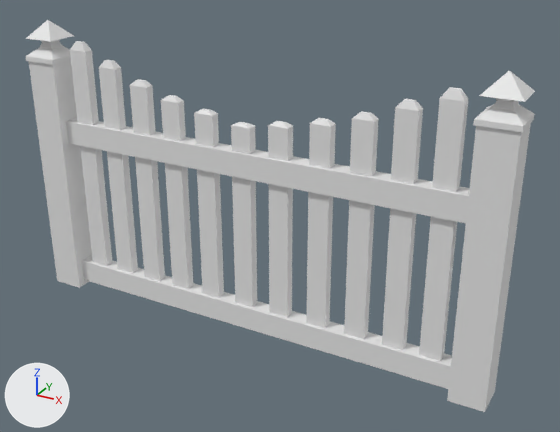
Before and after pictures for a commit that changed the glTF model pew-pew/models/fench.gltf.
Rendered twice from a 50 mm camera at (12.39, -12.18, 8.9) aimed at (5.59, 0.18, 2.72). Arrows for +X, +Y and +Z are at lower left; the lights stay in place. Where no turn or scale is listed for an object, it has been applied to the vertices. Vertices at the same position are counted once.

In view in the first picture: 'Plank down.010'.
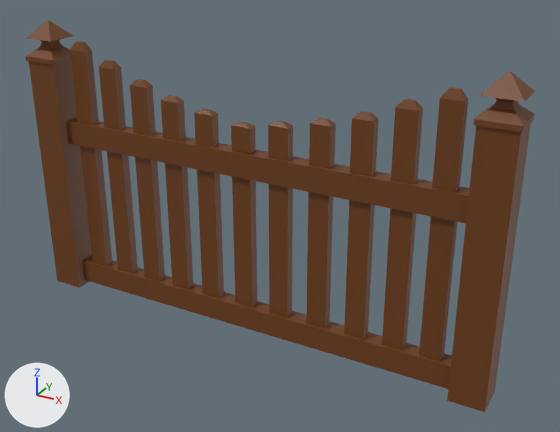
Where the newer file only moved an object's origin or applied its transform, the numbers keep the older frame.

Pixel boxes [x1, y1, x2, y2] of what changed, in the pictures (560 x 432 px):
part 1 of me_cube_014, recoloured (white to brown)
    both: [26, 20, 92, 288]
part 2 of me_cube_014, recoloured (white to brown)
    both: [66, 41, 535, 412]
part 3 of me_cube_014, recoloured (white to brown)
    both: [231, 87, 468, 192]

The change in detail:
Material 'Material.002' (mat_material_002) is new.
Its base color is (0.158, 0.0484, 0.00743) (brown #6f3e15).
me_cube_014 has 308 vertices, 512 faces and spans x -5.18..5.2, y -0.39..0.38, z -2.63..3.48.
me_cube_014 is used by ob_plank_down_010; location (4.94, 0.0, 2.63).
me_cube_014 part 1: all 80 faces that had it switch from mat_material (white #e7e7e7) to mat_material_002 (brown #6f3e15).
me_cube_014 part 2: all 312 faces that had it switch from no material to mat_material_002 (brown #6f3e15).
me_cube_014 part 3: all 120 faces that had it switch from mat_material_001 (white #e7e7e7) to mat_material_002 (brown #6f3e15).
